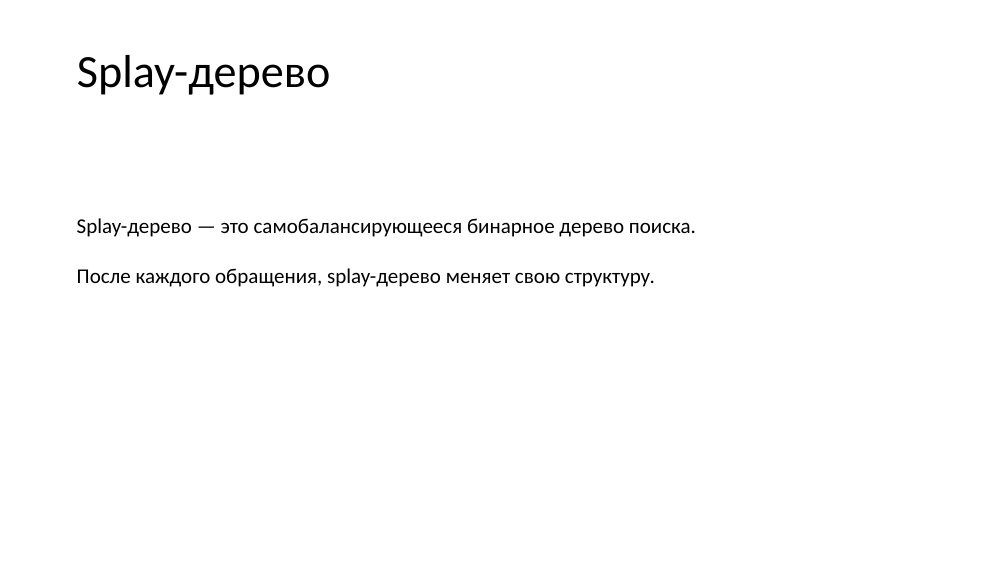
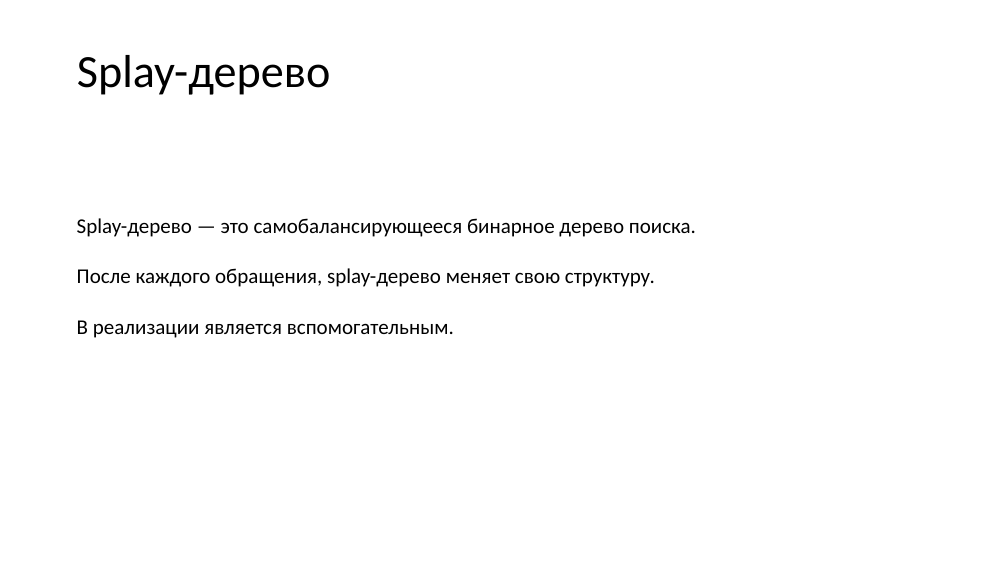
Before and after one commit to Far0ver/TangoTree, a slide deck: slide 9 of Танго дерево презентация.pptx. Drawn at 1008x567 pixels with LibreOffice and Linux fonts; fonts in the diff are those of the drawing. Boxes give left, top, right and bottom in pixels: in the first picture for what was removed or moved away, otherwise in the second. Text is boxed around its words. In the diff, an @@ line names an element or a change of style, - is before the commit and + after.

```diff
--- a/Танго дерево презентация.pptx
+++ b/Танго дерево презентация.pptx
@@ text at <box>77,320,454,338</box>: paragraph added @@
+В реализации является вспомогательным.
```
Also in this commit, not shown: 9 other slides changed.
